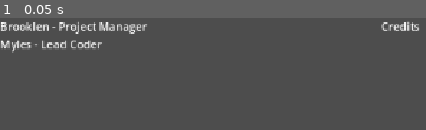
Above: before the commit, frame 1.
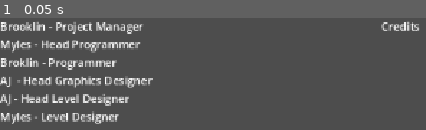
Above: after the commit, the same moment.

Repository: myles23s-gif/CORRUPTED-FILES-DONOT-USE
Game: Godot game, scene res://Scenes/credits.tscn
Two runs of this game, one before a commit and one after it. Both use one fixed random seed, a clock stepped at 60 frames per second and the inputs below. The project has no main scene, so this scene is started directly.
Inputs:
- Up to frame 1 (0.05 s): no input

The runs differ from the first frame. In frame 1, 8.2% of the frame differs, in the area x 0-36%, y 3-95%.

Commit message:
Update credits.tscn

Diff:
--- a/error-404-exe/Scenes/credits.tscn
+++ b/error-404-exe/Scenes/credits.tscn
@@ -23,6 +23,9 @@
 layout_mode = 0
 offset_right = 40.0
 offset_bottom = 23.0
-text = "Brooklen - Project Manager
-Myles - Lead Coder
-"
+text = "Brooklin - Project Manager
+Myles - Head Programmer
+Broklin - Programmer
+AJ  - Head Graphics Designer
+AJ - Head Level Designer
+Myles - Level Designer "
